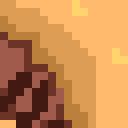
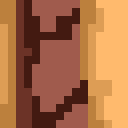
Layer changes from the first 128 × 128 image to the second:
added layer "cliffsRight.png" above "cliffsUpRight.png" over (0, 0, 128, 128)
